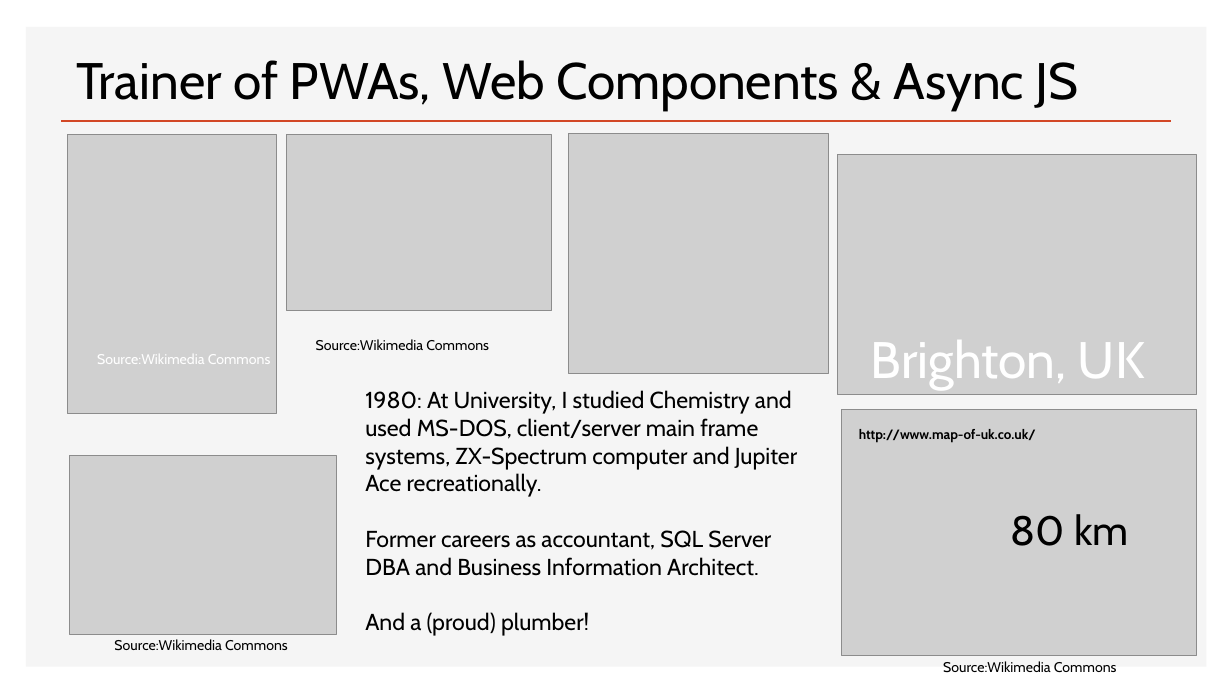
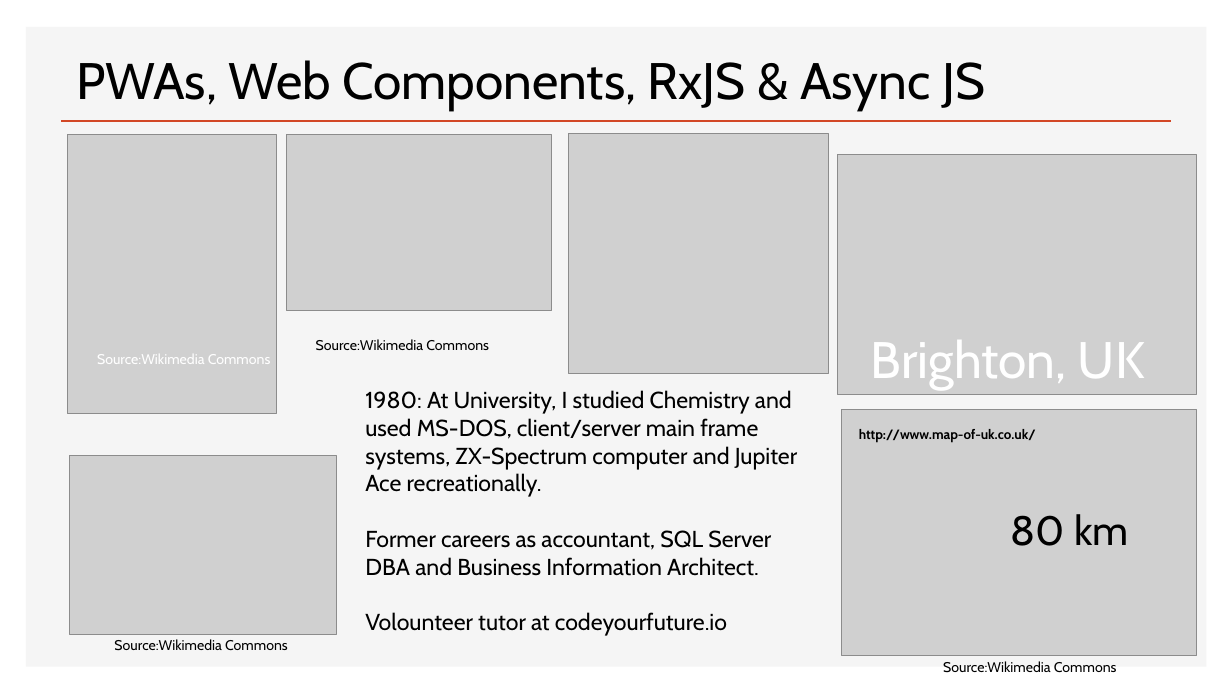
Before and after one commit to Python-Test-Engineer/web-components-v1, a slide deck: slide 6 of SLIDES/ndc-web-components.pptx (slide 5 before the commit). Drawn at 1232x693 pixels with LibreOffice and Linux fonts; fonts in the diff are those of the drawing; grey boxes stand for pictures. Boxes give left, top, right and bottom in pixels: in the first picture for what was removed or moved away, otherwise in the second. Text is boxed around its words. In the diff, an @@ line names an element or a change of style, - is before the commit and + after.

```diff
--- a/SLIDES/ndc-web-components.pptx
+++ b/SLIDES/ndc-web-components.pptx
@@ text at <box>76,60,985,110</box>: text changed @@
-Trainer of PWAs, Web Components & Async JS
+PWAs, Web Components, RxJS & Async JS
@@ text at <box>365,612,727,636</box>: text changed @@
-And a (proud) plumber!
+Volounteer tutor at codeyourfuture.io
```
Also in this commit, not shown: 1 slide added, 5 other files.
